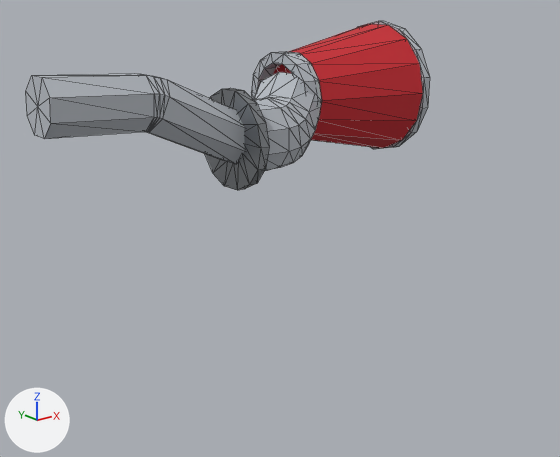
The glTF model assets/parts/intake/airflow/airflow_89_cone/brute_500.glb, before and after one commit.
One viewpoint serves both versions: a camera (50 mm lens) standing at (-0.292, -0.744, 0.114) and looking at (0.249, -0.069, -0.156). The axes (+X, +Y, +Z) are drawn at lower left. The lights are the same throughout. The picture after the commit comes second. Mesh edges are drawn as thin lines. Vertices at exactly the same position are counted once.

Before the edit, the objects in view are built like this:
```python
me_model = bpy.data.meshes.new('model')
me_model.from_pydata(...)  # 282 vertices, 552 faces; spans x -1.0..1.0, y -0.37..0.37, z -0.35..0.35
# faces by material slot: [112, 440]
me_model.materials.append(mat_raw_metal)  # grey #a3a7ab
me_model.materials.append(mat_car_atlas)  # picture img_car_atlas
ob_model = bpy.data.objects.new('model', me_model)
ob_model.parent = ob_airflow_89_cone
ob_model.location = (0.265, 0.0395, -0.0262)
ob_model.scale = (0.267, 0.267, 0.267)
```
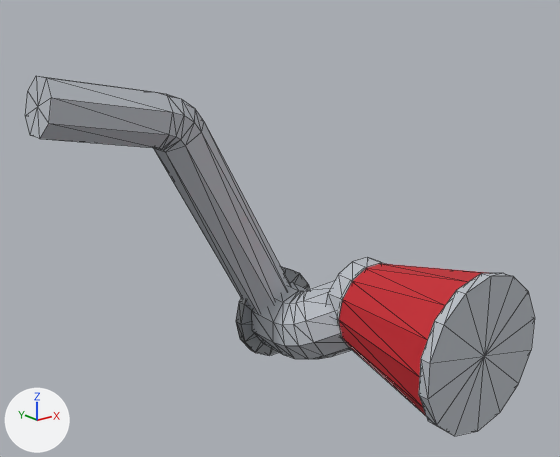
Pixel boxes [x1, y1, x2, y2] of what changed, in the pictures (560 x 457 px; the box of a moved part takes in the faces that stretch with it):
```json
{"object": "model", "change": "reshaped, moved, rescaled", "before": [26, 21, 430, 190], "after": [25, 76, 535, 436], "on screen": "26% wider, 112% taller"}
{"part": 1, "of": "me_model", "change": "moved or reshaped", "before": [205, 88, 269, 190], "after": [236, 267, 310, 355]}
{"part": 2, "of": "me_model", "change": "moved or reshaped", "before": [273, 21, 430, 149], "after": [339, 264, 535, 436]}
{"part": 3, "of": "me_model", "change": "moved or reshaped", "before": [251, 51, 322, 113], "after": [326, 257, 385, 350]}
{"part": 4, "of": "me_model", "change": "moved or reshaped", "before": [26, 72, 320, 171], "after": [25, 76, 350, 359]}
```

Edits to the scene script, one JSON object a line:
```json
{"block": "me_model", "where": "# used by ob_model"}
{"op": "remove", "block": "me_model", "code": "me_model.from_pydata(...)  # 282 vertices, 552 faces; spans x -1.0..1.0, y -0.37..0.37, z -0.35..0.35"}
{"op": "add", "block": "me_model", "code": "me_model.from_pydata(...)  # 282 vertices, 552 faces; spans x -1.0..1.0, y -0.72..0.72, z -0.87..0.87"}
{"block": "me_model", "change": "me_model part 1: the loose piece of 56 vertices spanning x -0.14..-0.09, y -0.37..0.08, z -0.35..0.09 is turned -90 degrees about the z axis through its middle and scaled by 1.2, then moved by (0.49, 0.76, -0.48)"}
{"block": "me_model", "change": "me_model part 2: the loose piece of 59 vertices spanning x 0.36..1.0, y -0.29..0.37, z -0.34..0.35 is turned -90 degrees about the z axis through its middle and scaled by 1.2, then moved by (-0.08, -0.38, -0.45)"}
{"block": "me_model", "change": "me_model part 3: the loose piece of 56 vertices spanning x 0.28..0.37, y -0.18..0.26, z -0.21..0.22 is turned -90 degrees about the z axis through its middle and scaled by 1.2, then moved by (0.27, 0.04, -0.45)"}
{"block": "me_model", "change": "me_model part 4: 111 of 282 vertices moved; they spanned x -1.0..0.43, y -0.31..0.14, z -0.29..0.21 and now span x -1.0..0.72, y -0.04..0.72, z -0.81..0.87; mean shift (0.27, 0.58, -0.1); largest move (-0.09, -0.31, -0.18) -> (0.18, 0.59, -0.67)"}
{"op": "set", "path": "ob_model.location", "old": "(0.265, 0.0395, -0.0262)", "new": "(0.217, -0.131, -0.165)"}
{"op": "set", "path": "ob_model.scale", "old": "(0.267, 0.267, 0.267)", "new": "(0.222, 0.222, 0.222)"}
```
